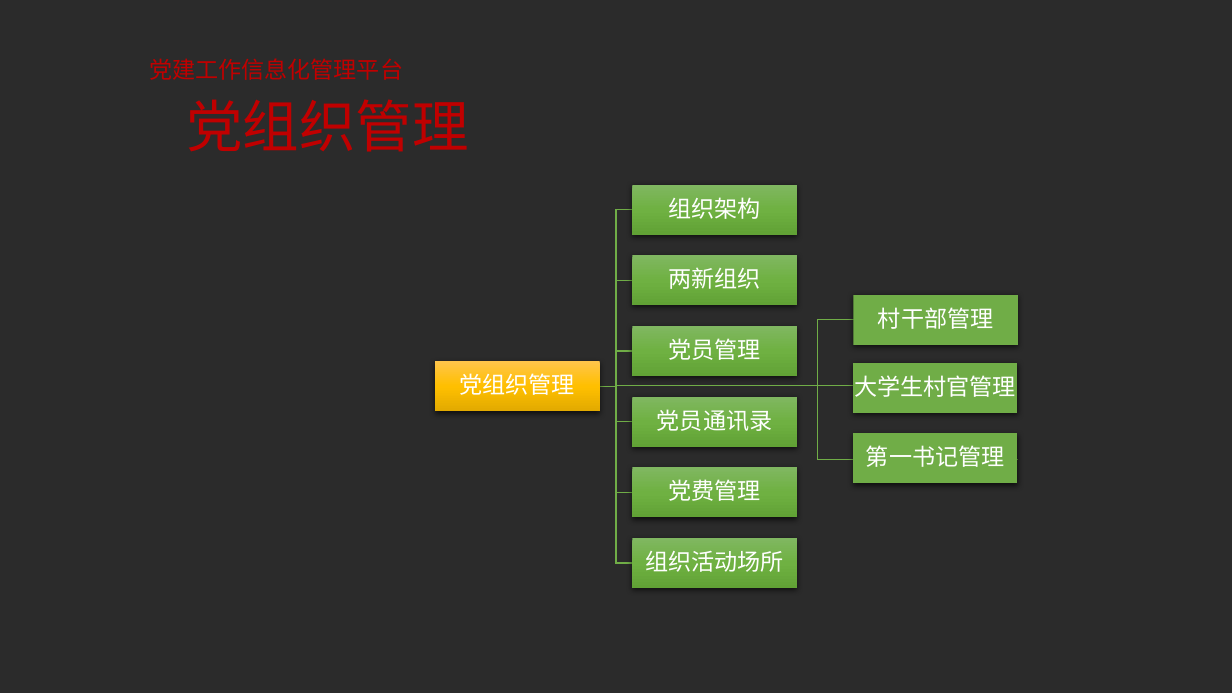
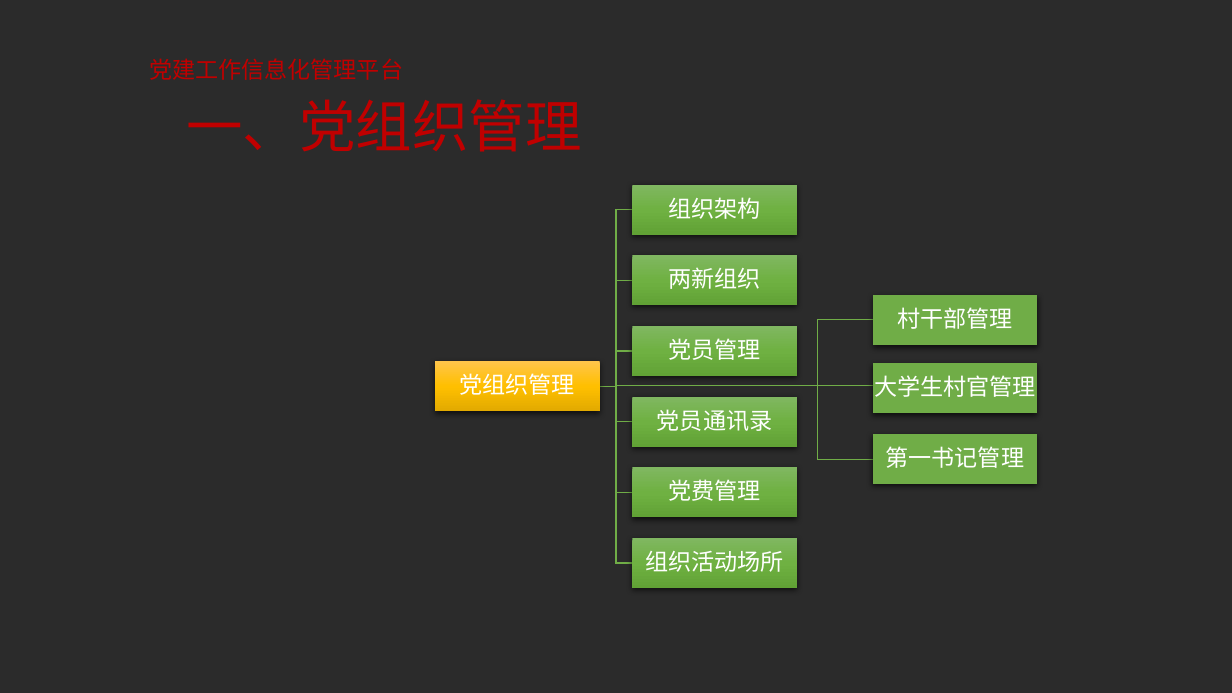
Before and after one commit to rider11-dev/work, a slide deck: slide 3 of PartyBuilding/党建资料/党建演示ppt/党建工作信息化管理平台.pptx. Drawn at 1232x693 pixels with LibreOffice and Linux fonts; fonts in the diff are those of the drawing; background and template pictures are left out; a plain dark background stands for a picture behind light text. Boxes give left, top, right and bottom in pixels: in the first picture for what was removed or moved away, otherwise in the second. Text is boxed around its words. In the diff, an @@ line names an element or a change of style, - is before the commit and + after.

```diff
--- a/PartyBuilding/党建资料/党建演示ppt/党建工作信息化管理平台.pptx
+++ b/PartyBuilding/党建资料/党建演示ppt/党建工作信息化管理平台.pptx
@@ title at (186, 99, 581, 152): text changed @@
-党组织管理
+一、党组织管理
@@ 3 texts, 3 rectangles: place and size @@
-3 texts, 3 rectangles at (853, 295, 1019, 483)
+3 texts, 3 rectangles at (872, 296, 1038, 484)
```
Also in this commit, not shown: 8 other slides changed, 26 other files.
